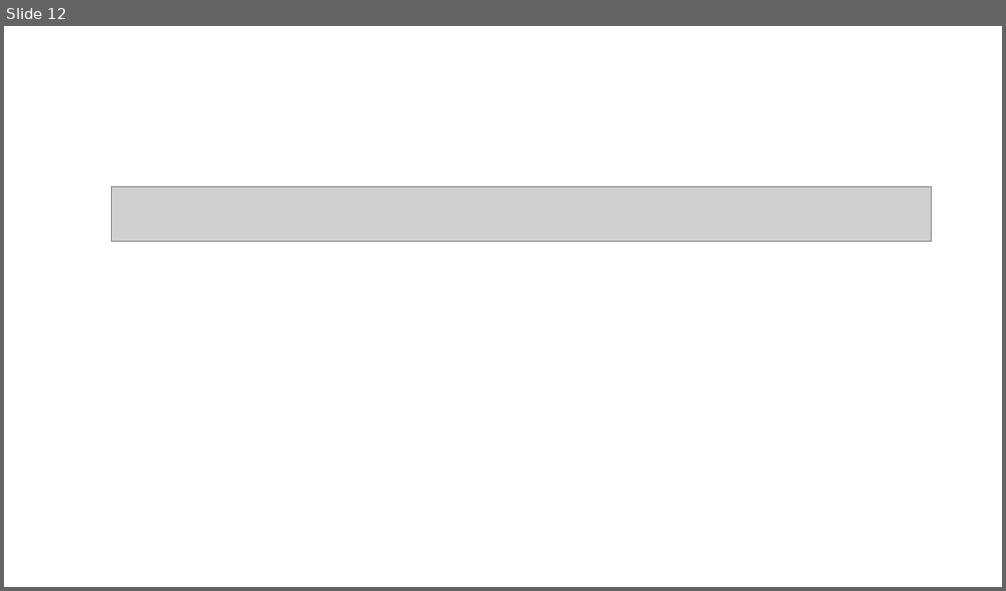
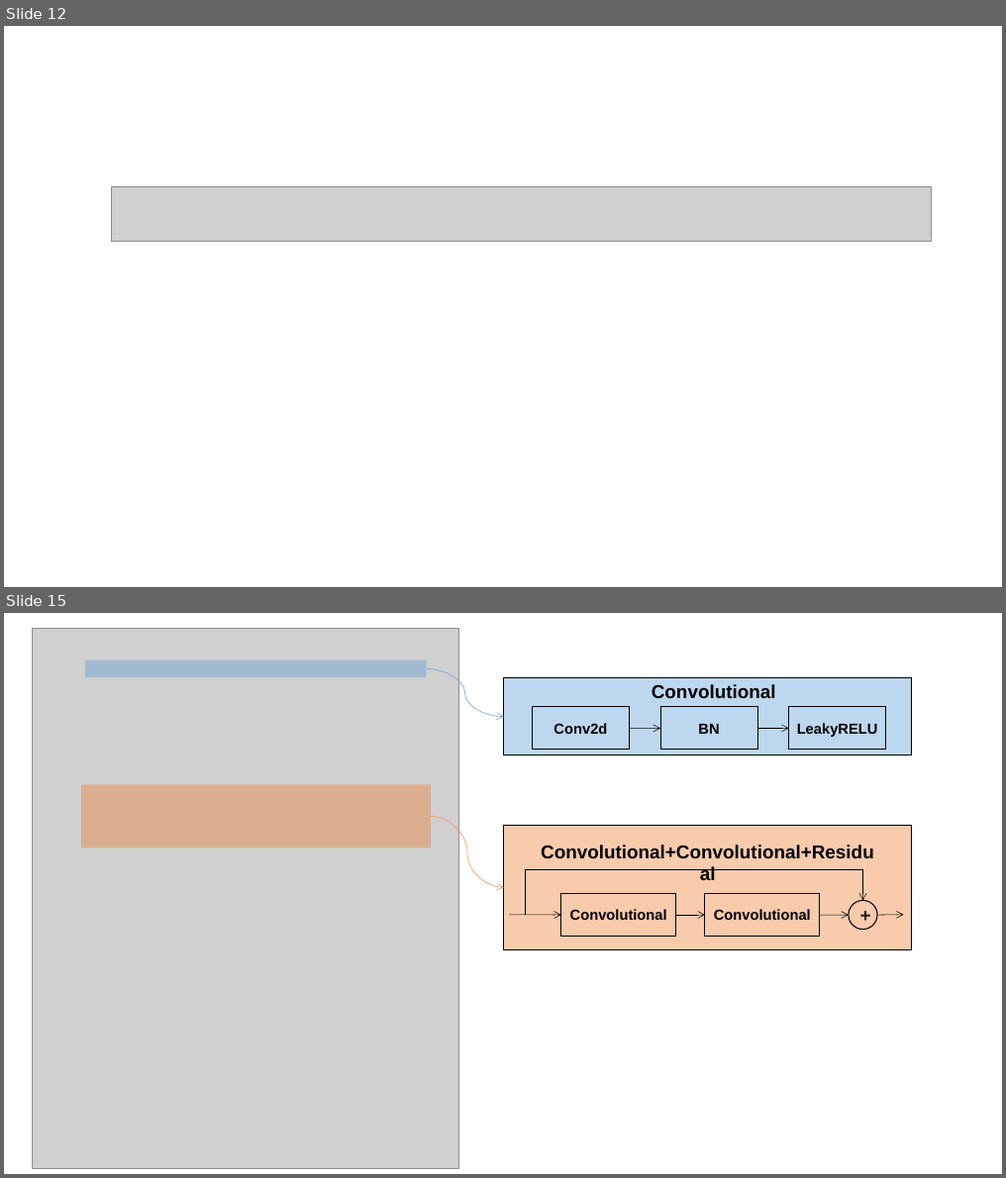
Before and after one commit to Winliam/Winliam.github.io, a slide deck: img/blog.pptx. Shown one above the other, each under a label of ours: slide 12 before the commit, slides 12 and 15 after it; the slides between them are not shown. The pictures are 1006x591 and 1006x1178 pixels, drawn with LibreOffice and Linux fonts; fonts in the diff are those of the drawing; grey boxes stand for pictures. Boxes give left, top, right and bottom in pixels: in the first picture for what was removed or moved away, otherwise in the second. Text is boxed around its words. In the diff, an @@ line names an element or a change of style, - is before the commit and + after.

```diff
--- a/img/blog.pptx
+++ b/img/blog.pptx
@@ slide 15 added at (4, 613, 1002, 1174), background #FFFFFF @@
@@ group added at (33, 629, 912, 1169): 9 rectangles, 6 arrows, 2 texts, 2 curved arrows, 1 picture, 1 ellipse, 1 elbow arrow @@
+Conv2d
+BN
+LeakyRELU
+Convolutional
+Convolutional
+Convolutional
+Convolutional+Convolutional+Residual
++
```
Also in this commit, not shown: 9 other slides added, 36 other files.
